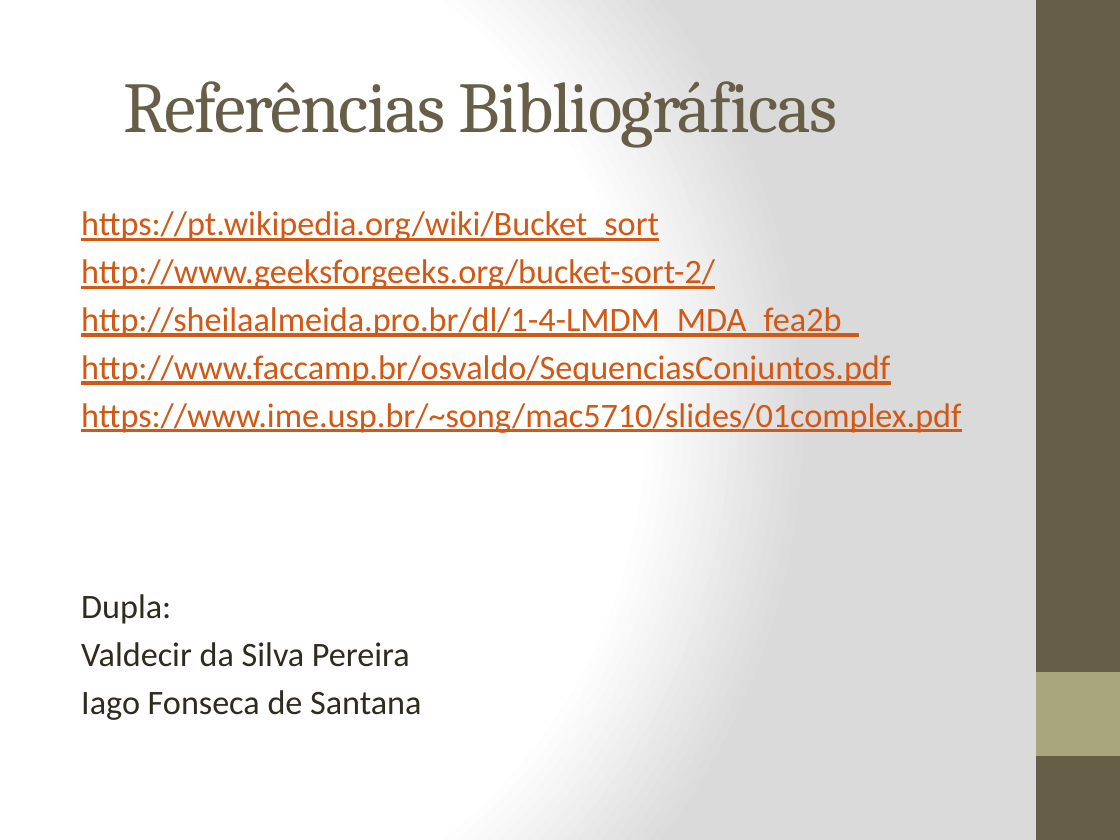
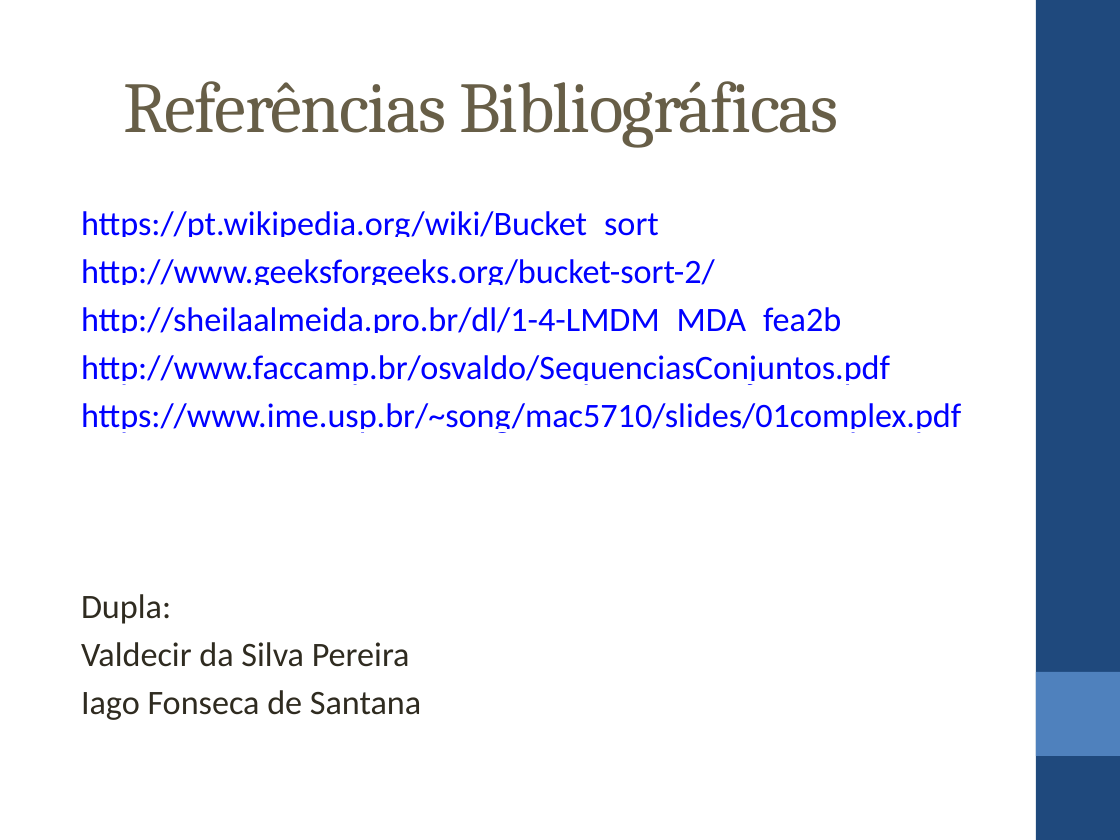
Before and after one commit to sisunigit/EDBucketSort, a slide deck: slide 7 of Documentos/Estrutura de Dados Trabalho.pptx (slide 8 before the commit). Drawn at 1120x840 pixels with LibreOffice and Linux fonts; fonts in the diff are those of the drawing. Boxes give left, top, right and bottom in pixels: in the first picture for what was removed or moved away, otherwise in the second. Text is boxed around its words. In the diff, an @@ line names an element or a change of style, - is before the commit and + after.

```diff
--- a/Documentos/Estrutura de Dados Trabalho.pptx
+++ b/Documentos/Estrutura de Dados Trabalho.pptx
@@ background gradient #FFFFFF to #DADADA to #FFFFFF @@
@@ rectangle at [1036, 0, 1120, 840]: fill #675E47 to #1F497D @@
@@ text "https://pt.wikipedia.org/wiki/Bucket_sort" at [81, 211, 961, 720]: text colour #D25814 to #0000FF in "https://pt.wikipedia.org/wiki/Bucket_sort", "http://www.geeksforgeeks.org/bucket-sort-2/", "http://sheilaalmeida.pro.br/dl/1-4-LMDM_MDA_fea2b_", "http://www.faccamp.br/osvaldo/SequenciasConjuntos.pdf" and 1 more places; indent changed @@
@@ rectangle at [1036, 672, 1120, 756]: fill #A9A57C to #4F81BD @@
```
Also in this commit, not shown: 7 other slides changed, 2 slides added, 5 other files.
